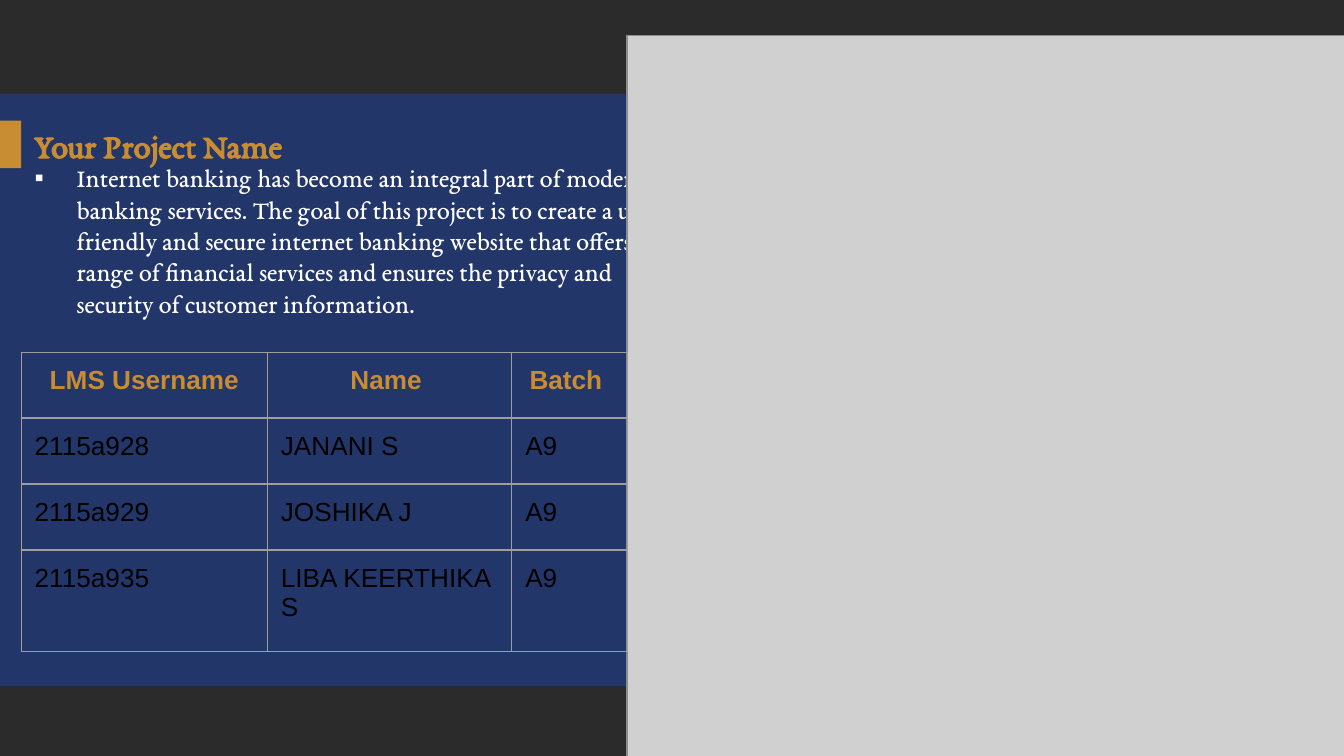
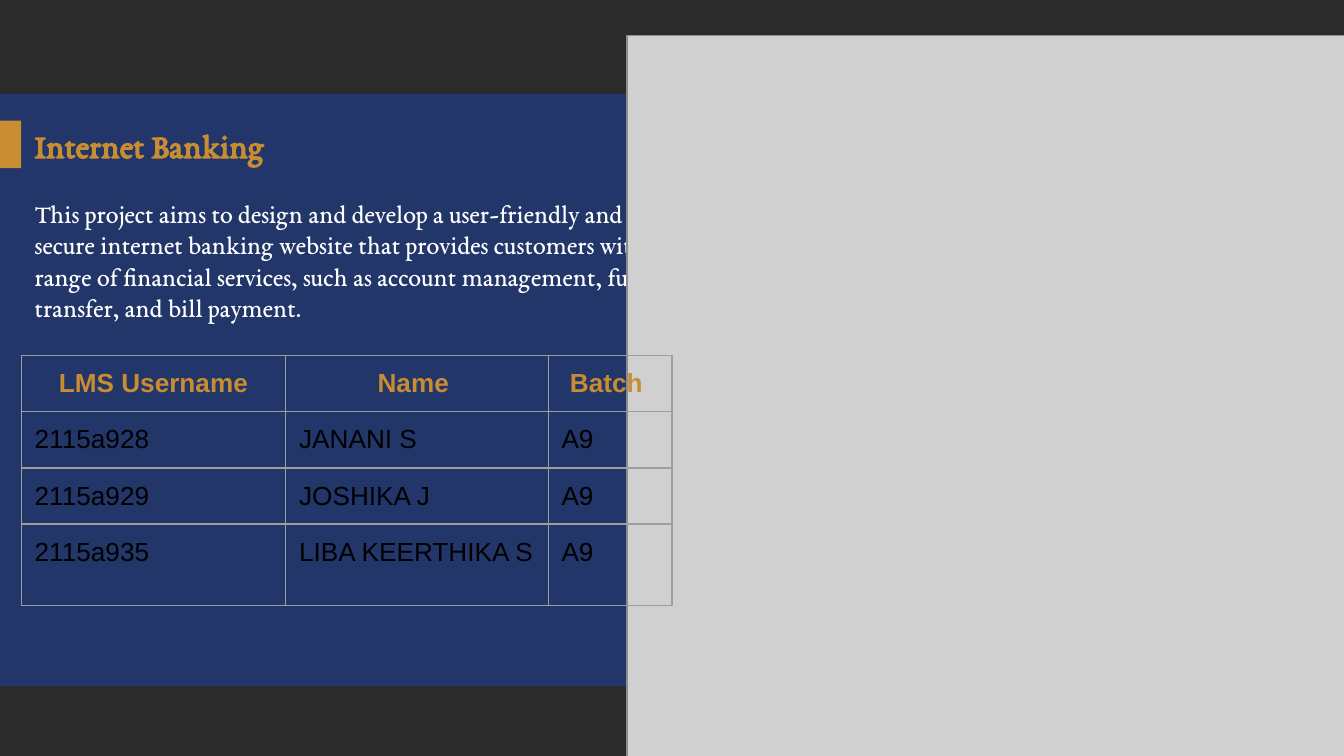
Before and after one commit to Jananijaa/Group_A9_11, a slide deck: slide 2 of Group_A9_11.pptx. Drawn at 1344x756 pixels with LibreOffice and Linux fonts; fonts in the diff are those of the drawing; grey boxes stand for pictures; background and template pictures are left out; a plain dark background stands for a picture behind light text. Boxes give left, top, right and bottom in pixels: in the first picture for what was removed or moved away, otherwise in the second. Text is boxed around its words. In the diff, an @@ line names an element or a change of style, - is before the commit and + after.

```diff
--- a/Group_A9_11.pptx
+++ b/Group_A9_11.pptx
@@ title at [34,134,264,167]: text changed @@
-Your Project Name
+Internet Banking
@@ text at [35,205,656,323]: text changed @@
-▪ Internet banking has become an integral part of modern banking services. The goal of this project is to create a user-friendly and secure internet banking website that offers a range of financial services and ensures the privacy and security of customer information.
+This project aims to design and develop a user-friendly and secure internet banking website that provides customers with a range of financial services, such as account management, fund transfer, and bill payment.
@@ table: place and size @@
-table at [22,352,628,652]
+table at [22,356,672,621]
```
Also in this commit, not shown: 4 other slides changed, 6 slides added, 3 slides removed.
